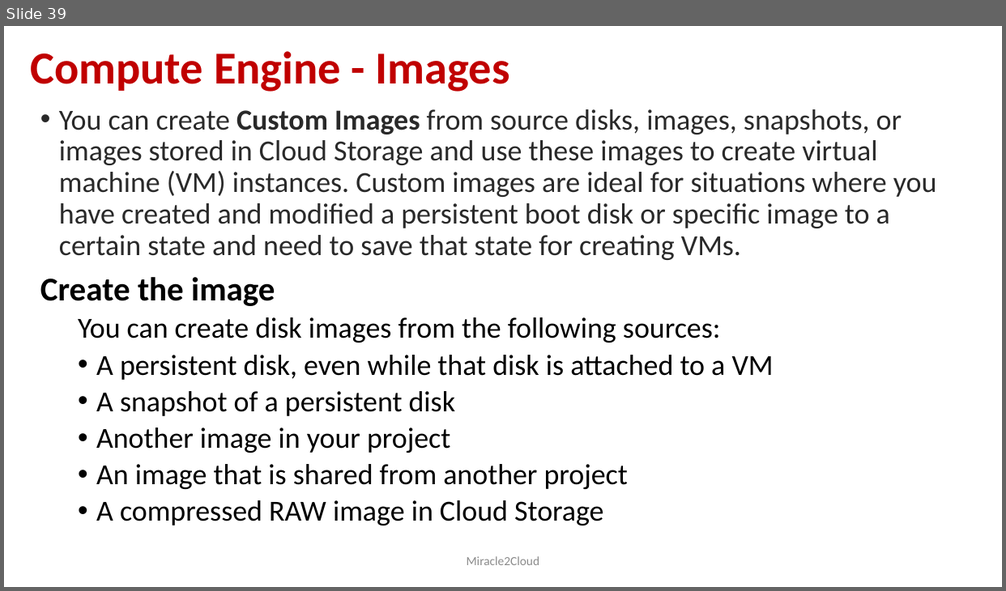
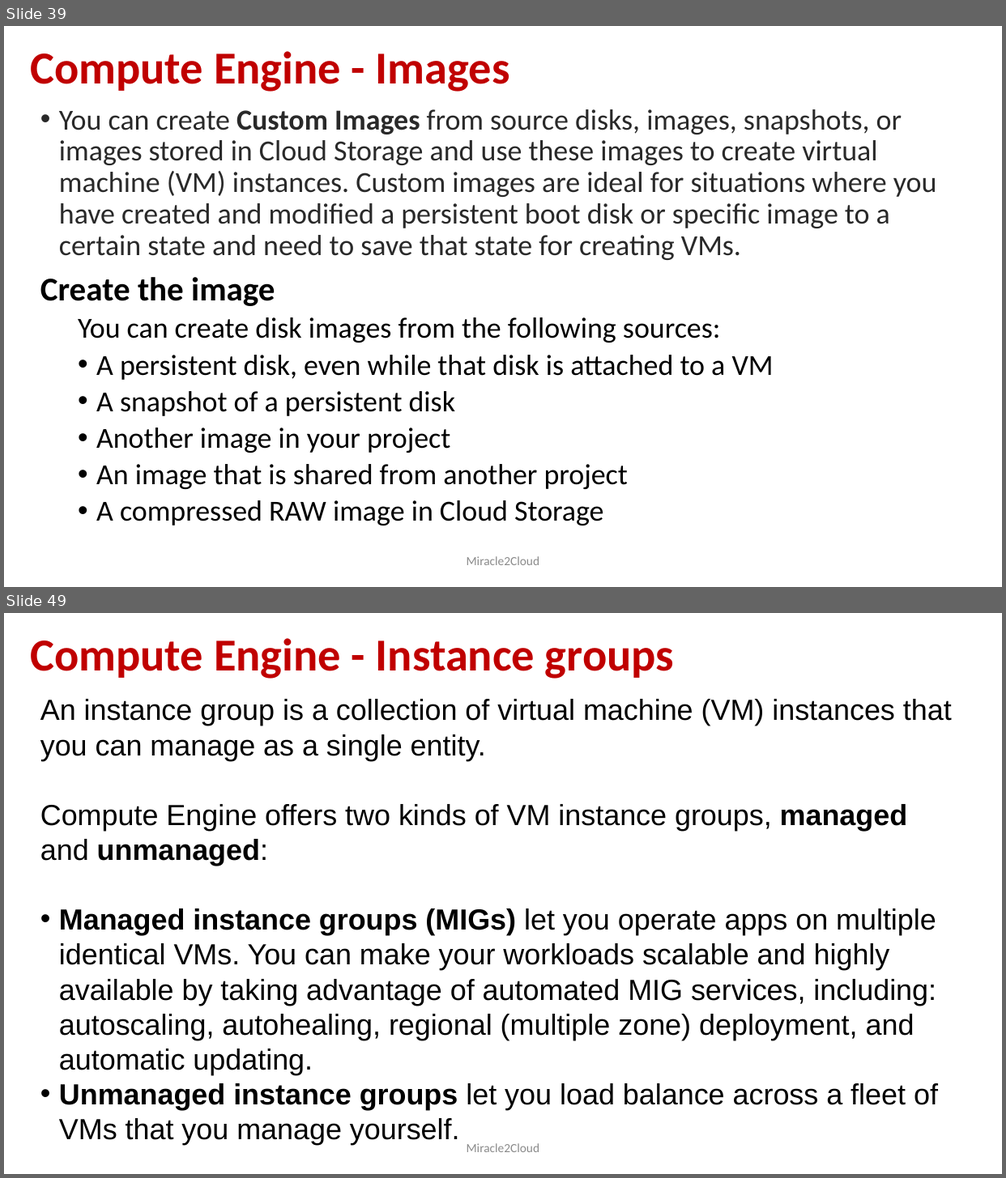
Before and after one commit to miracle2cloud/gcp, a slide deck: Google Cloud Platform.pptx. Shown one above the other, each under a label of ours: slide 39 before the commit, slides 39 and 49 after it; the slides between them are not shown. The pictures are 1006x591 and 1006x1178 pixels, drawn with LibreOffice and Linux fonts; fonts in the diff are those of the drawing. Boxes give left, top, right and bottom in pixels: in the first picture for what was removed or moved away, otherwise in the second. Text is boxed around its words. In the diff, an @@ line names an element or a change of style, - is before the commit and + after.

```diff
--- a/Google Cloud Platform.pptx
+++ b/Google Cloud Platform.pptx
@@ slide 49 added at box(4, 613, 1002, 1174), background #FFFFFF @@
@@ title added at box(30, 638, 674, 679), 44 pt, text #C00000, bold @@
+Compute Engine - Instance groups
@@ text added at box(40, 699, 952, 1145), 28 pt, text #000000 @@
+An instance group is a collection of virtual machine (VM) instances that you can manage as a single entity.
+Compute Engine offers two kinds of VM instance groups, managed and unmanaged:
+• Managed instance groups (MIGs) let you operate apps on multiple identical VMs. You can make your workloads scalable and highly available by taking advantage of automated MIG services, including: autoscaling, autohealing, regional (multiple zone) deployment, and automatic updating.
+• Unmanaged instance groups let you load balance across a fleet of VMs that you manage yourself.
@@ text added at box(467, 1144, 539, 1152), 12 pt, text #8C8C8C @@
+Miracle2Cloud
```
Also in this commit, not shown: 1 slide changed, 11 other slides added.
